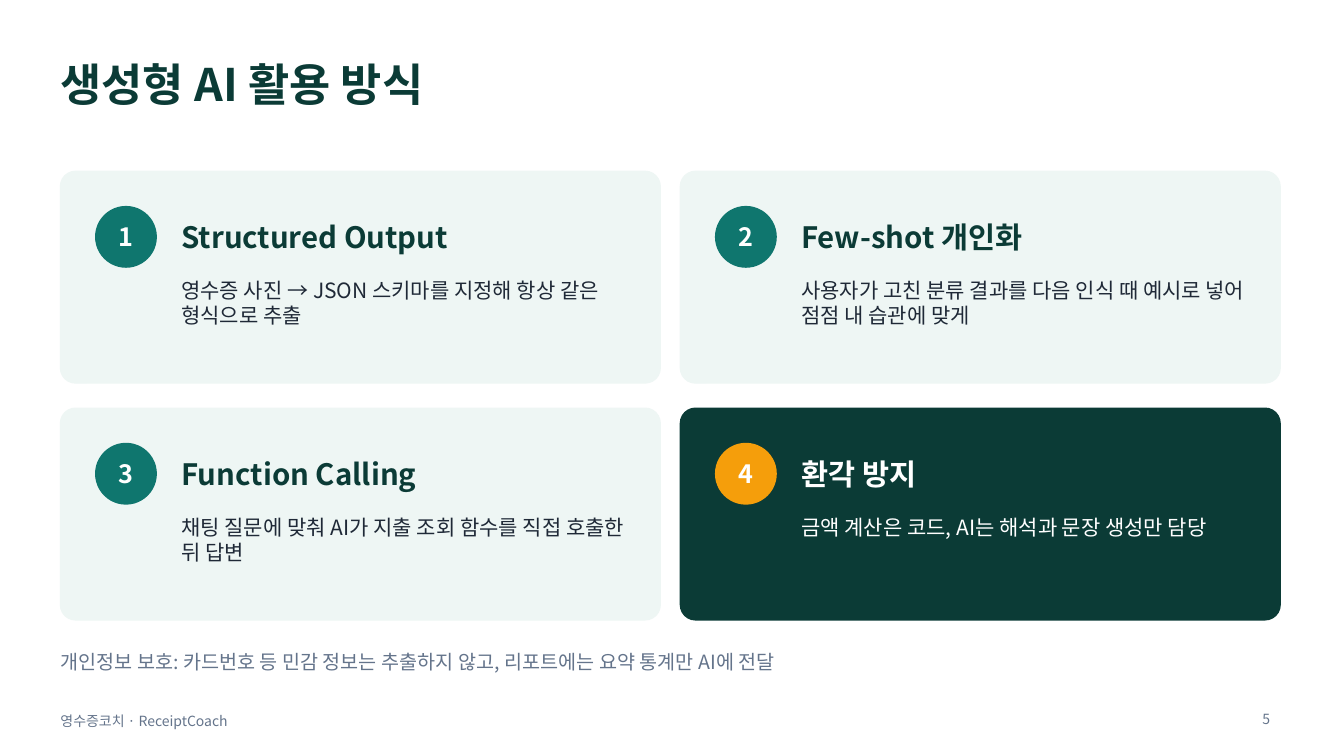
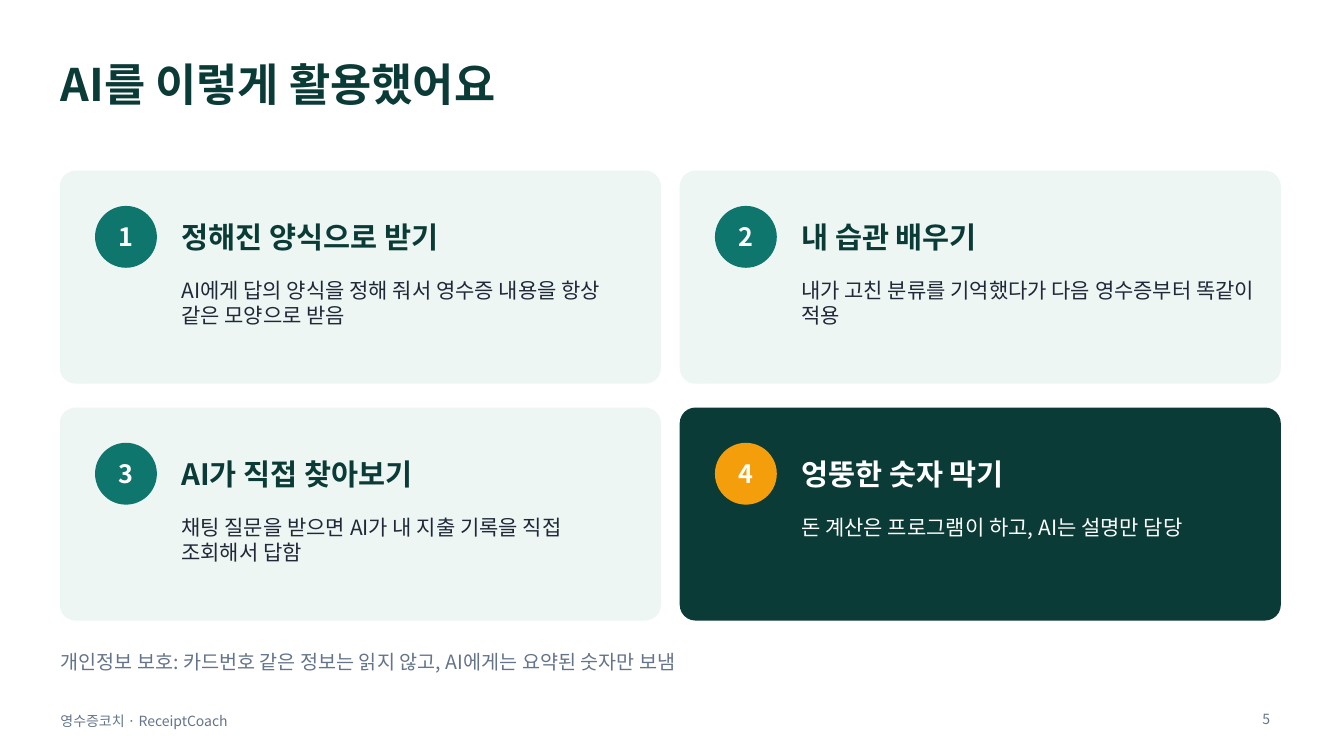
Before and after one commit to obtiel2627/receipt-coach, a slide deck: slide 5 of docs/영수증코치_최종발표.pptx. Drawn at 1344x756 pixels with LibreOffice and Linux fonts; fonts in the diff are those of the drawing. Boxes give left, top, right and bottom in pixels: in the first picture for what was removed or moved away, otherwise in the second. Text is boxed around its words. In the diff, an @@ line names an element or a change of style, - is before the commit and + after.

```diff
--- a/docs/영수증코치_최종발표.pptx
+++ b/docs/영수증코치_최종발표.pptx
@@ title at <box>60,63,495,105</box>: text changed @@
-생성형 AI 활용 방식
+AI를 이렇게 활용했어요
@@ text at <box>181,223,438,251</box>: text changed @@
-Structured Output
+정해진 양식으로 받기
@@ text at <box>801,223,977,251</box>: text changed @@
-Few-shot 개인화
+내 습관 배우기
@@ text at <box>181,280,600,325</box>: text changed @@
-영수증 사진 → JSON 스키마를 지정해 항상 같은 형식으로 추출
+AI에게 답의 양식을 정해 줘서 영수증 내용을 항상 같은 모양으로 받음
@@ text at <box>801,280,1254,325</box>: text changed @@
-사용자가 고친 분류 결과를 다음 인식 때 예시로 넣어 점점 내 습관에 맞게
+내가 고친 분류를 기억했다가 다음 영수증부터 똑같이 적용
@@ text at <box>181,460,412,488</box>: text changed @@
-Function Calling
+AI가 직접 찾아보기
@@ text at <box>801,460,1004,488</box>: text changed @@
-환각 방지
+엉뚱한 숫자 막기
@@ text at <box>181,517,562,562</box>: text changed @@
-채팅 질문에 맞춰 AI가 지출 조회 함수를 직접 호출한 뒤 답변
+채팅 질문을 받으면 AI가 내 지출 기록을 직접 조회해서 답함
@@ text at <box>801,517,1183,539</box>: text changed @@
-금액 계산은 코드, AI는 해석과 문장 생성만 담당
+돈 계산은 프로그램이 하고, AI는 설명만 담당
@@ text at <box>60,653,675,673</box>: text changed @@
-개인정보 보호: 카드번호 등 민감 정보는 추출하지 않고, 리포트에는 요약 통계만 AI에 전달
+개인정보 보호: 카드번호 같은 정보는 읽지 않고, AI에게는 요약된 숫자만 보냄
```
Also in this commit, not shown: 6 other slides changed, 1 slide added, 1 other file.
